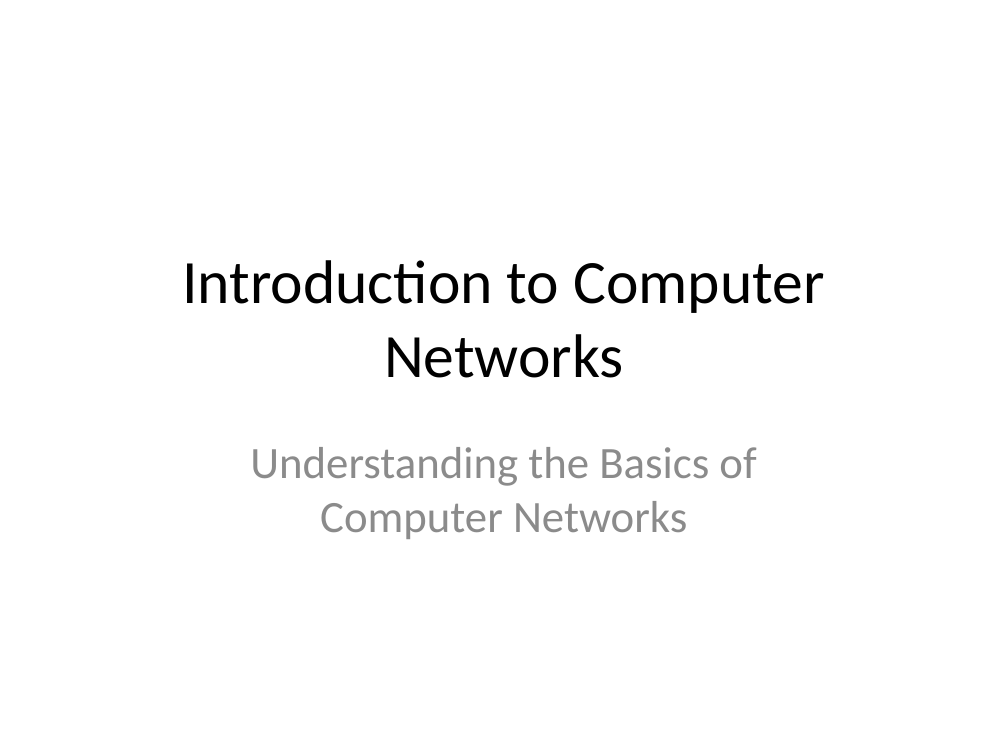
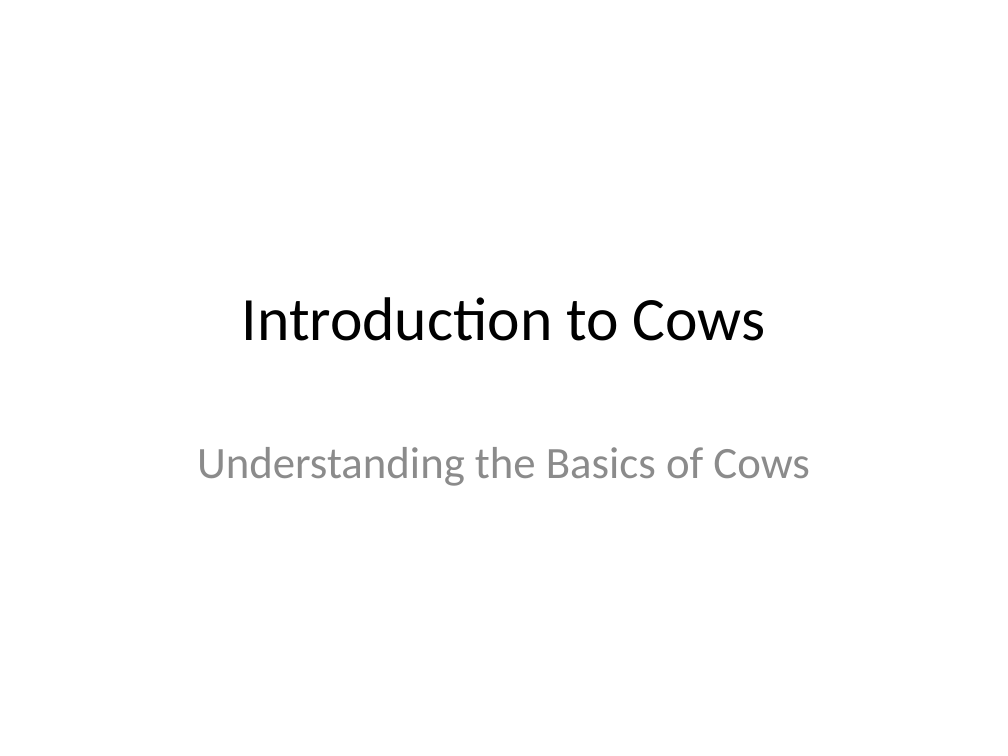
Before and after one commit to COSC-499-W2023/year-long-project-team-17, a slide deck: slide 1 of my_presentation.pptx. Drawn at 1008x756 pixels with LibreOffice and Linux fonts; fonts in the diff are those of the drawing. Boxes give left, top, right and bottom in pixels: in the first picture for what was removed or moved away, otherwise in the second. Text is boxed around its words. In the diff, an @@ line names an element or a change of style, - is before the commit and + after.

```diff
--- a/my_presentation.pptx
+++ b/my_presentation.pptx
@@ title at [242,297,766,341]: text changed @@
-Introduction to Computer Networks
+Introduction to Cows
@@ subtitle at [197,447,810,486]: text changed @@
-Understanding the Basics of Computer Networks
+Understanding the Basics of Cows
```
Also in this commit, not shown: 2 slides added, 12 slides removed, 25 other files.
